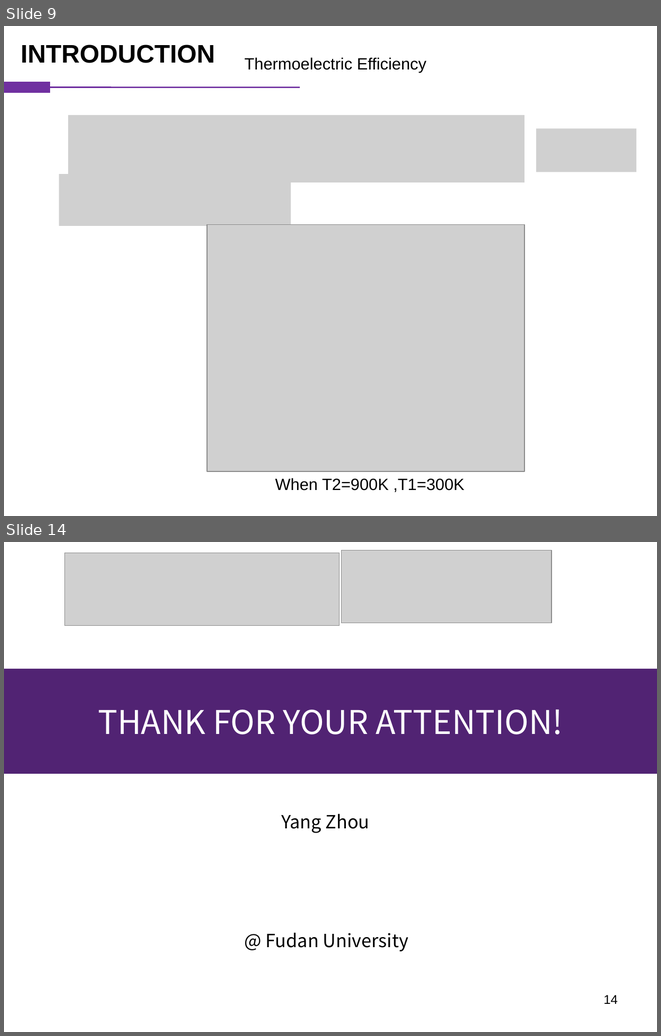
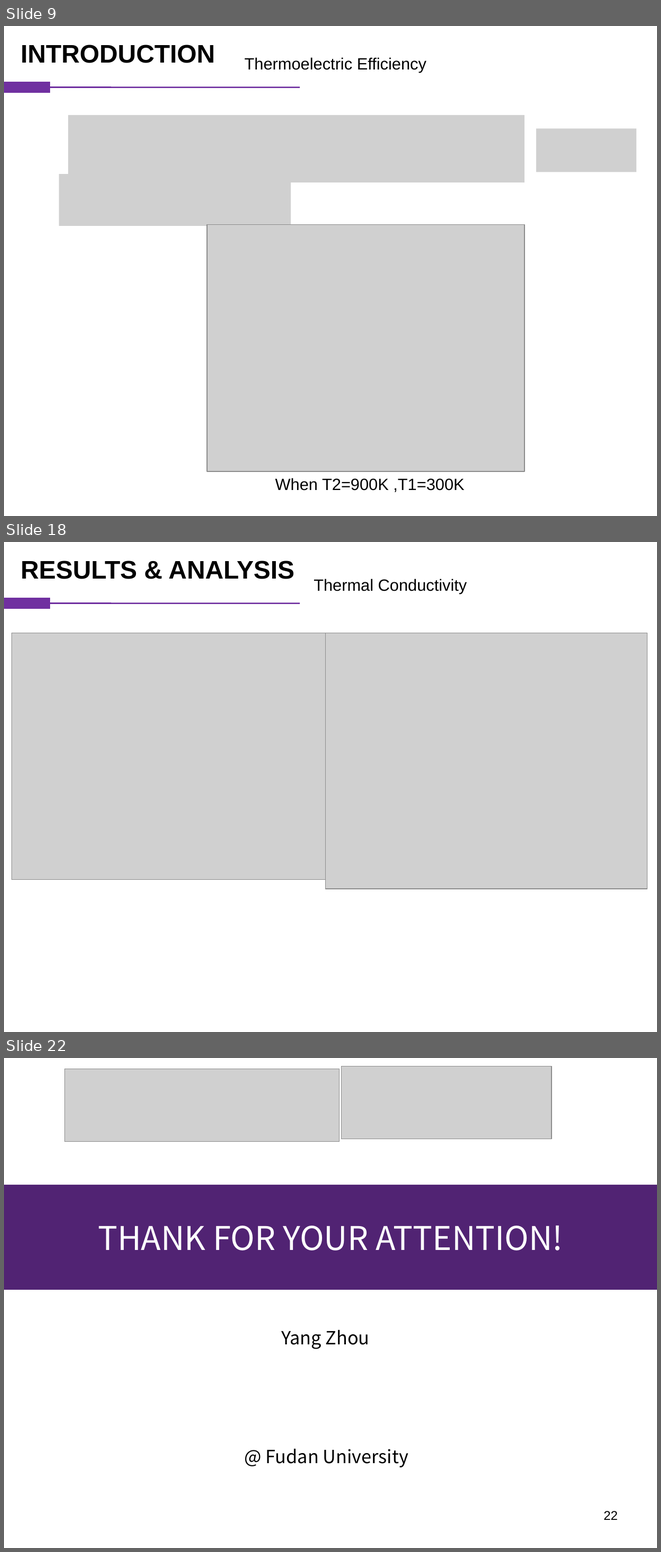
Before and after one commit to vanceeasleaf/paper_bi4i4, a slide deck: bi4i4.pptx. Shown one above the other, each under a label of ours: slides 9 and 14 before the commit, slides 9, 18 and 22 after it; the slides between them are not shown. The pictures are 661x1036 and 661x1552 pixels, drawn with LibreOffice and Linux fonts; fonts in the diff are those of the drawing; grey boxes stand for pictures. Boxes give left, top, right and bottom in pixels: in the first picture for what was removed or moved away, otherwise in the second. Text is boxed around its words. In the diff, an @@ line names an element or a change of style, - is before the commit and + after.

```diff
--- a/bi4i4.pptx
+++ b/bi4i4.pptx
@@ slide 18 added at [4, 542, 657, 1032], background #FFFFFF @@
@@ text added at [20, 561, 294, 579], 28 pt, text #000000, bold @@
+RESULTS & ANALYSIS
@@ text added at [314, 579, 467, 594], 18 pt, text #000000 @@
+Thermal Conductivity
@@ rectangle added at [4, 598, 50, 609], fill #7030A0, outline #7030A0 0.75 pt @@
@@ line added from (300, 603) to (50, 603), #7030A0 1.5 pt @@
@@ picture added at [12, 633, 334, 879] @@
@@ picture added at [325, 633, 647, 888] @@
@@ what was slide 14 is now slide 22 @@
@@ page number at [603, 1511, 618, 1520]: text changed @@
-14
+22
```
Also in this commit, not shown: 4 slides changed, 7 other slides added.
